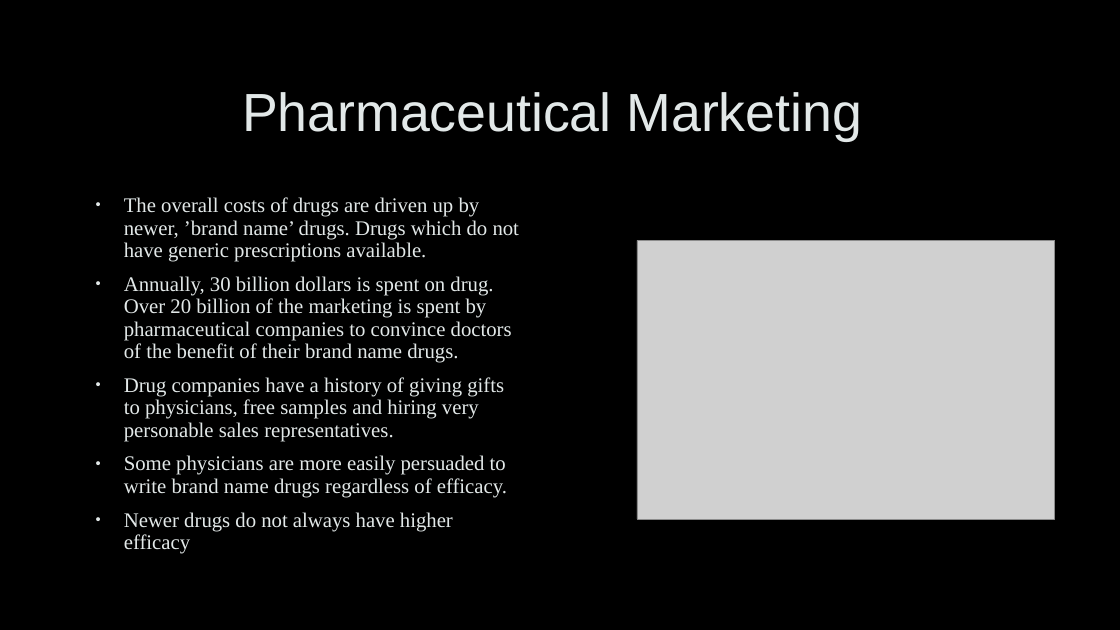
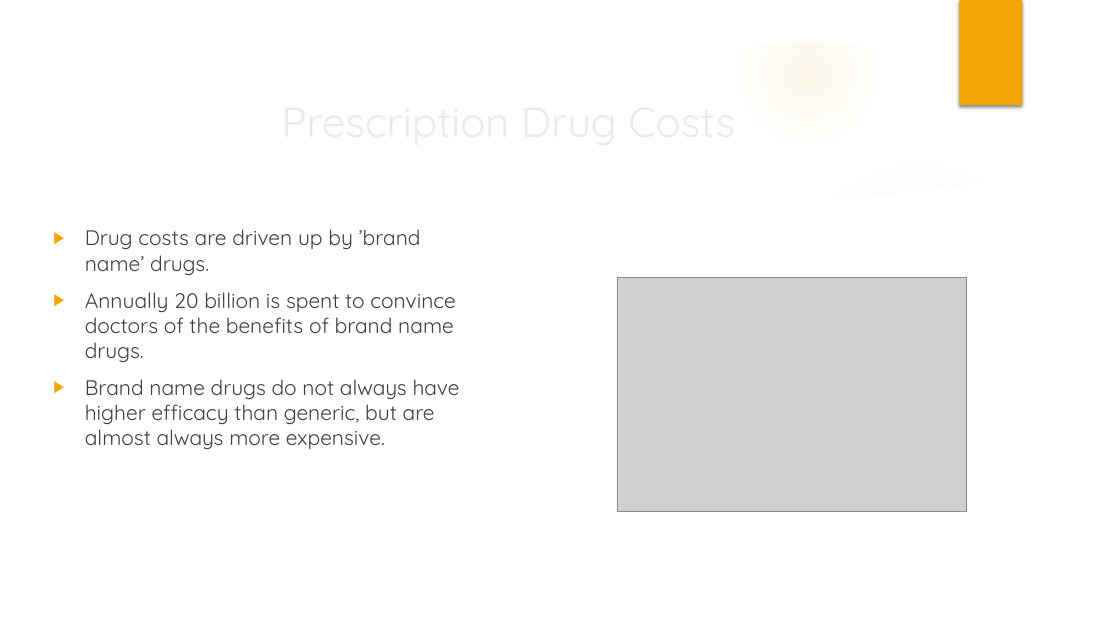
Before and after one commit to spiegelcolorado/Capstone-2-Final, a slide deck: slide 4 of Medicare_Rx_Slides.pptx (slide 3 before the commit). Drawn at 1120x630 pixels with LibreOffice and Linux fonts; fonts in the diff are those of the drawing; grey boxes stand for pictures; background and template pictures are left out. Boxes give left, top, right and bottom in pixels: in the first picture for what was removed or moved away, otherwise in the second. Text is boxed around its words. In the diff, an @@ line names an element or a change of style, - is before the commit and + after.

```diff
--- a/Medicare_Rx_Slides.pptx
+++ b/Medicare_Rx_Slides.pptx
@@ group added at (0, 0, 1120, 630): 6 ellipses, 3 freeform shapes @@
@@ rectangle added at (960, 0, 1023, 105), fill #F5A408 @@
@@ text at (85, 229, 460, 449): text changed; size 17.8 to 18 pt; font Times New Roman to Quicksand; text colour #E2E8E8 to #404040 @@
-• The overall costs of drugs are driven up by newer, ’brand name’ drugs. Drugs which do not have generic prescriptions available.
-• Annually, 30 billion dollars is spent on drug. Over 20 billion of the marketing is spent by pharmaceutical companies to convince doctors of the benefit of their brand name drugs.
-• Drug companies have a history of giving gifts to physicians, free samples and hiring very personable sales representatives.
-• Some physicians are more easily persuaded to write brand name drugs regardless of efficacy.
-• Newer drugs do not always have higher efficacy
+▶ Drug costs are driven up by ’brand name’ drugs.
+▶ Annually 20 billion is spent to convince doctors of the benefits of brand name drugs.
+▶ Brand name drugs do not always have higher efficacy than generic, but are almost always more expensive.
@@ title at (85, 230, 188, 249): text changed; size 46 to 36 pt; font Arial to Quicksand; text colour #E2E8E8 to #EBEBEB @@
-Pharmaceutical Marketing
+Prescription Drug Costs
@@ picture: place and size @@
-picture at (637, 240, 1054, 519)
+picture at (617, 277, 967, 511)
```
Also in this commit, not shown: 7 other slides changed, 4 slides added, 3 slides removed, 2 other files.
